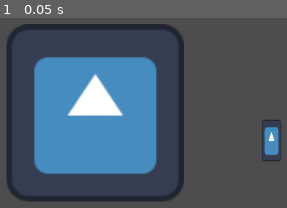
Above: before the commit, frame 1.
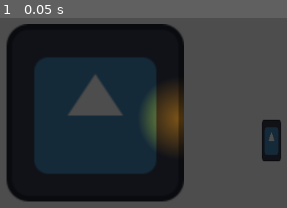
Above: after the commit, the same moment.

Repository: PercyGame/Necromancer-s-Quest-For-Power
Game: Godot game, scene res://map/dev map.tscn
The game is run twice, just before and just after one commit, with the same random seed, the same clock (stepped at 60 frames per second) and the same inputs. The engine's default icon, where the game draws it, is replaced by a stand-in: a white triangle on a blue panel in a dark square.
Inputs:
- Up to frame 1 (0.05 s): no input

The runs differ from the first frame. In frame 1, 58% of the frame differs, in the area x 2-98%, y 3-97%.

Commit message:
added the aiming indicator

Diff:
--- /dev/null
+++ b/ability/aiming_indicator.tscn
@@ -0,0 +1,8 @@
+[gd_scene format=3 uid="uid://cfuet6ml2oh43"]
+
+[node name="Node2D" type="Node2D"]
+
+[node name="Line2D" type="Line2D" parent="."]
+position = Vector2(0, 2.38419e-07)
+scale = Vector2(1, 0.05)
+points = PackedVector2Array(17, -4.76837e-06, 0, 0)
--- a/ability/decay.gd
+++ b/ability/decay.gd
@@ -2,7 +2,7 @@
 class_name Decay
 
 var DIRECTION = Vector2.ZERO
-@export var SPEED:int = 300
+@export var SPEED:int = 150
 
 func _create(direction:Vector2):
 	DIRECTION = direction.normalized()
--- a/entites/player.gd
+++ b/entites/player.gd
@@ -5,8 +5,13 @@
 @export var HIT_PROVIDER: PackedScene
 @export var DECAY: PackedScene
 
+@onready var aiming_indicator = $aiming_indicator
+
 var health:float = 100
 var maw_health = 100
+var speed = 100
+
+
 
 # function that return the asked current input value
 func get_input_values(input_type:int):
@@ -28,7 +33,7 @@
 # function that manage player's movments
 func movment(delta):
 	# compute the player velocity (for the move_and_slide() function)
-	self.velocity = get_input_values(0) * delta * 300
+	self.velocity = get_input_values(0) * delta * speed
 	position += self.velocity # godot build-in function that move stuff around
 	"""
 	if Input.is_action_just_pressed("dash"):
@@ -63,7 +68,12 @@
 
 # need to be finished. Shoult trace a line, to indicate where the player is aiming at
 func direction_indicator():
-	var direction:float = get_input_values(1).angle()
+	var direction = get_input_values(1)
+	if direction != Vector2.ZERO:
+		aiming_indicator.global_rotation = direction.angle()
+		aiming_indicator.show()
+	else:
+		aiming_indicator.hide()
 
 # not finished yet (need to be finetuned
 func dash(delta):
@@ -72,6 +82,7 @@
 
 # main function that run at  every game tick
 func _process(delta):
+	direction_indicator()
 	movment(delta)
 	if Input.is_action_just_pressed("cast_fire_ball"):
 		cast_fire_ball()
--- a/entites/player.tscn
+++ b/entites/player.tscn
@@ -1,10 +1,11 @@
-[gd_scene load_steps=8 format=3 uid="uid://dg8h3y7u81lho"]
+[gd_scene load_steps=9 format=3 uid="uid://dg8h3y7u81lho"]
 
 [ext_resource type="Texture2D" uid="uid://cxjx2hv25f3oq" path="res://icon.svg" id="1_sgyb8"]
 [ext_resource type="Script" path="res://entites/player.gd" id="1_wogxi"]
 [ext_resource type="PackedScene" uid="uid://dbmhjms4c1fnp" path="res://ability/fire_ball.tscn" id="2_qdtym"]
 [ext_resource type="PackedScene" uid="uid://dmmxqc7025isr" path="res://ability/hit_provider.tscn" id="3_xy80w"]
 [ext_resource type="PackedScene" uid="uid://ct683kn53177d" path="res://ability/decay.tscn" id="4_f8ohh"]
+[ext_resource type="PackedScene" uid="uid://cfuet6ml2oh43" path="res://ability/aiming_indicator.tscn" id="6_ge0o8"]
 
 [sub_resource type="CapsuleShape2D" id="CapsuleShape2D_naexu"]
 radius = 7.0
@@ -26,6 +27,9 @@
 root_node = NodePath("../AnimationPlayer")
 tree_root = SubResource("AnimationRootNode_ugj0f")
 
+[node name="aiming_indicator" parent="." instance=ExtResource("6_ge0o8")]
+position = Vector2(0, 14)
+
 [node name="Icon" type="Sprite2D" parent="."]
 position = Vector2(-1.90735e-06, -1.90735e-06)
 scale = Vector2(0.109375, 0.234375)
--- a/map/dev map.tscn
+++ b/map/dev map.tscn
@@ -1,7 +1,16 @@
-[gd_scene load_steps=3 format=3 uid="uid://dknoqwgpidnyl"]
+[gd_scene load_steps=5 format=3 uid="uid://dknoqwgpidnyl"]
 
 [ext_resource type="PackedScene" uid="uid://dg8h3y7u81lho" path="res://entites/player.tscn" id="1_ctjwc"]
 [ext_resource type="Texture2D" uid="uid://cxjx2hv25f3oq" path="res://icon.svg" id="2_pg12y"]
+
+[sub_resource type="Gradient" id="Gradient_tl4dv"]
+offsets = PackedFloat32Array(0, 0.686869)
+colors = PackedColorArray(1, 1, 1, 1, 0, 0, 0, 1)
+
+[sub_resource type="GradientTexture2D" id="GradientTexture2D_nq37o"]
+gradient = SubResource("Gradient_tl4dv")
+fill = 1
+fill_from = Vector2(0.5, 0.5)
 
 [node name="Node2D" type="Node2D"]
 
@@ -11,3 +20,13 @@
 
 [node name="CharacterBody2D" parent="." instance=ExtResource("1_ctjwc")]
 position = Vector2(-1, 4)
+
+[node name="DirectionalLight2D" type="DirectionalLight2D" parent="."]
+energy = 0.7
+blend_mode = 1
+
+[node name="PointLight2D" type="PointLight2D" parent="."]
+position = Vector2(-67, -12)
+color = Color(0.92549, 0.498039, 0, 1)
+energy = 2.2
+texture = SubResource("GradientTexture2D_nq37o")
